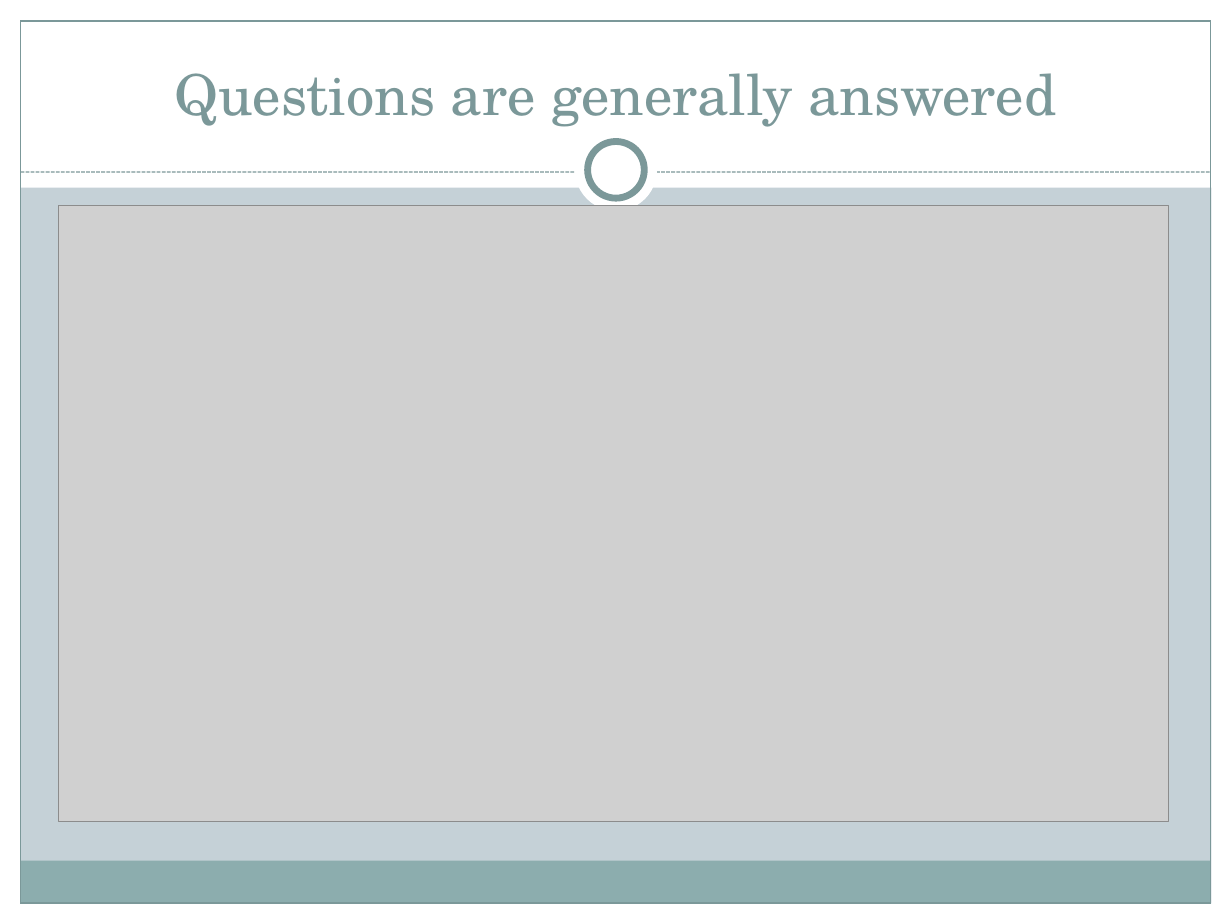
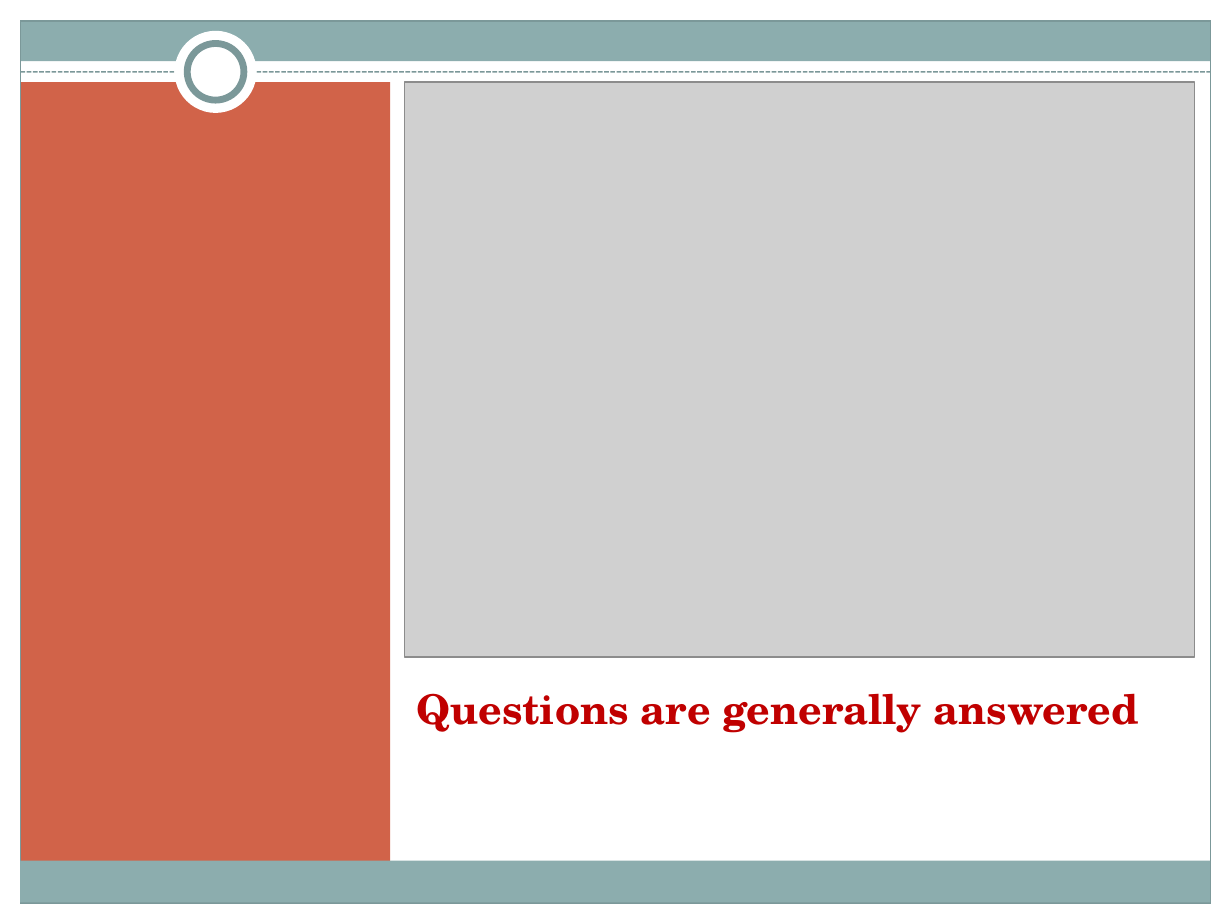
Before and after one commit to AshaSharmaGitHub/CDF-Project, a slide deck: slide 6 of Project-PPT.pptx. Drawn at 1232x924 pixels with LibreOffice and Linux fonts; fonts in the diff are those of the drawing; grey boxes stand for pictures. Boxes give left, top, right and bottom in pixels: in the first picture for what was removed or moved away, otherwise in the second. Text is boxed around its words. In the diff, an @@ line names an element or a change of style, - is before the commit and + after.

```diff
--- a/Project-PPT.pptx
+++ b/Project-PPT.pptx
@@ background #C5D1D7 to #FFFFFF @@
@@ rectangle: place and size @@
-rectangle at [0,0,1232,187]
+rectangle at [0,0,1232,21]
@@ rectangle added at [21,21,1211,62], fill #8CADAE @@
@@ ellipse: place and size @@
-ellipse at [575,129,658,212]
+ellipse at [175,31,257,113]
@@ ellipse: place and size @@
-ellipse at [588,142,644,198]
+ellipse at [187,43,244,100]
@@ line moved from (21, 172) - (1211, 172) to (21, 71) - (1211, 71) @@
@@ line (21, 71) - (1211, 71): stroke #7C999A 0.75 pt dashed to #7C999A 0.9 pt dashed @@
@@ rectangle added at [21,83,391,873], fill #D16349 @@
@@ picture added at [404,83,1195,658] @@
@@ picture removed at [58,206,1168,822] @@
@@ title "Questions are generally answered": place and size @@
-title "Questions are generally answered" at [174,73,1056,127]
+title "Questions are generally answered" at [416,693,1138,733]
@@ title "Questions are generally answered" at [416,693,1138,733]: size 33 to 24 pt, text colour #7C999A to #C00000, bold on; alignment centre to left; vertical alignment bottom to top @@
```
Also in this commit, not shown: 5 other slides changed, 1 slide added, 1 slide removed.
